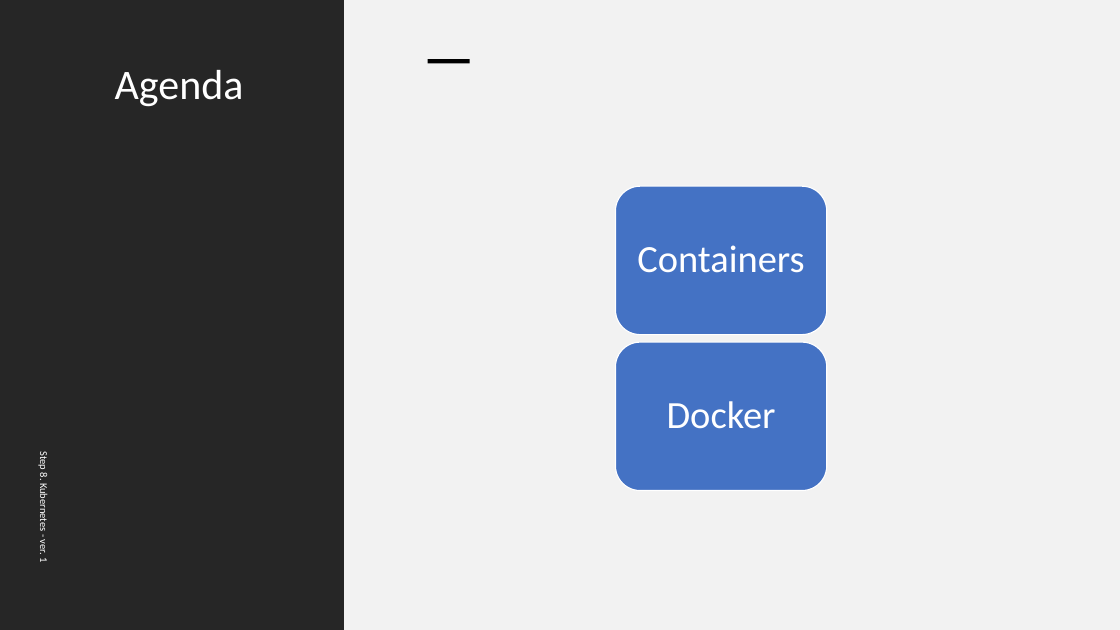
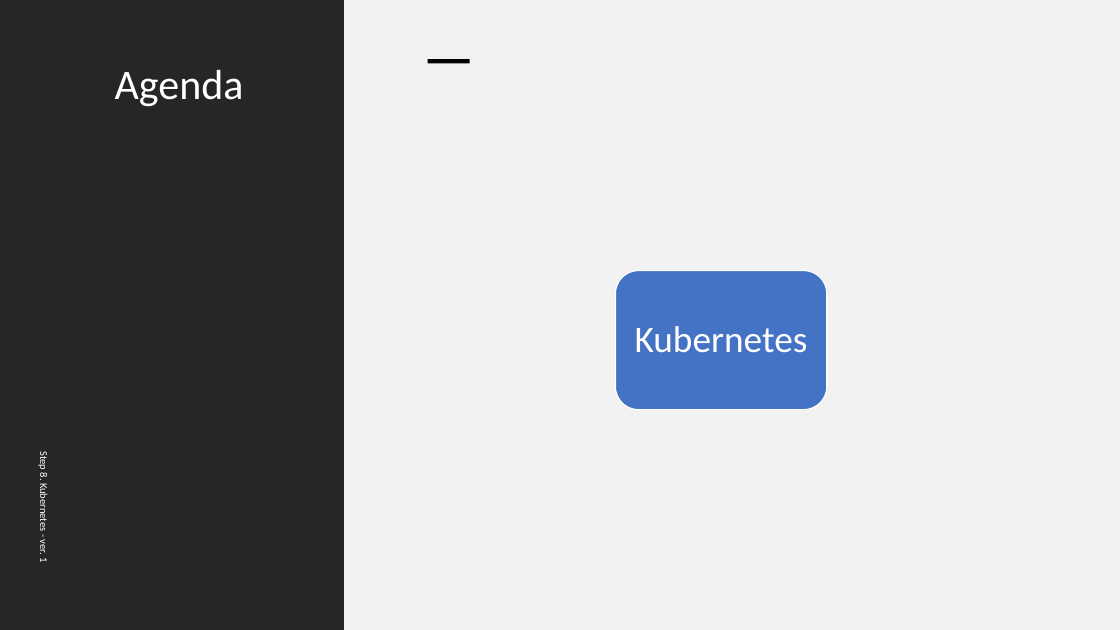
Before and after one commit to ext4dmin/DevOps-Mentorship, a slide deck: slide 2 of Step08-Kubernetes_speach.pptx. Drawn at 1120x630 pixels with LibreOffice and Linux fonts; fonts in the diff are those of the drawing. Boxes give left, top, right and bottom in pixels: in the first picture for what was removed or moved away, otherwise in the second. Text is boxed around its words. In the diff, an @@ line names an element or a change of style, - is before the commit and + after.

Commit message:
Step 7. Containerization 8. Kubernetes
Done

```diff
--- a/Step08-Kubernetes_speach.pptx
+++ b/Step08-Kubernetes_speach.pptx
@@ rounded rectangle removed at [616, 187, 828, 335] @@
@@ text removed at [637, 245, 804, 273] @@
-Containers
@@ rounded rectangle: place and size @@
-rounded rectangle at [616, 342, 828, 491]
+rounded rectangle at [616, 271, 828, 410]
@@ text added at [635, 326, 808, 353], 32 pt, text #FFFFFF @@
+Kubernetes
@@ text removed at [667, 401, 776, 429] @@
-Docker
```
Also in this commit, not shown: 4 slides added, 1 other file.
